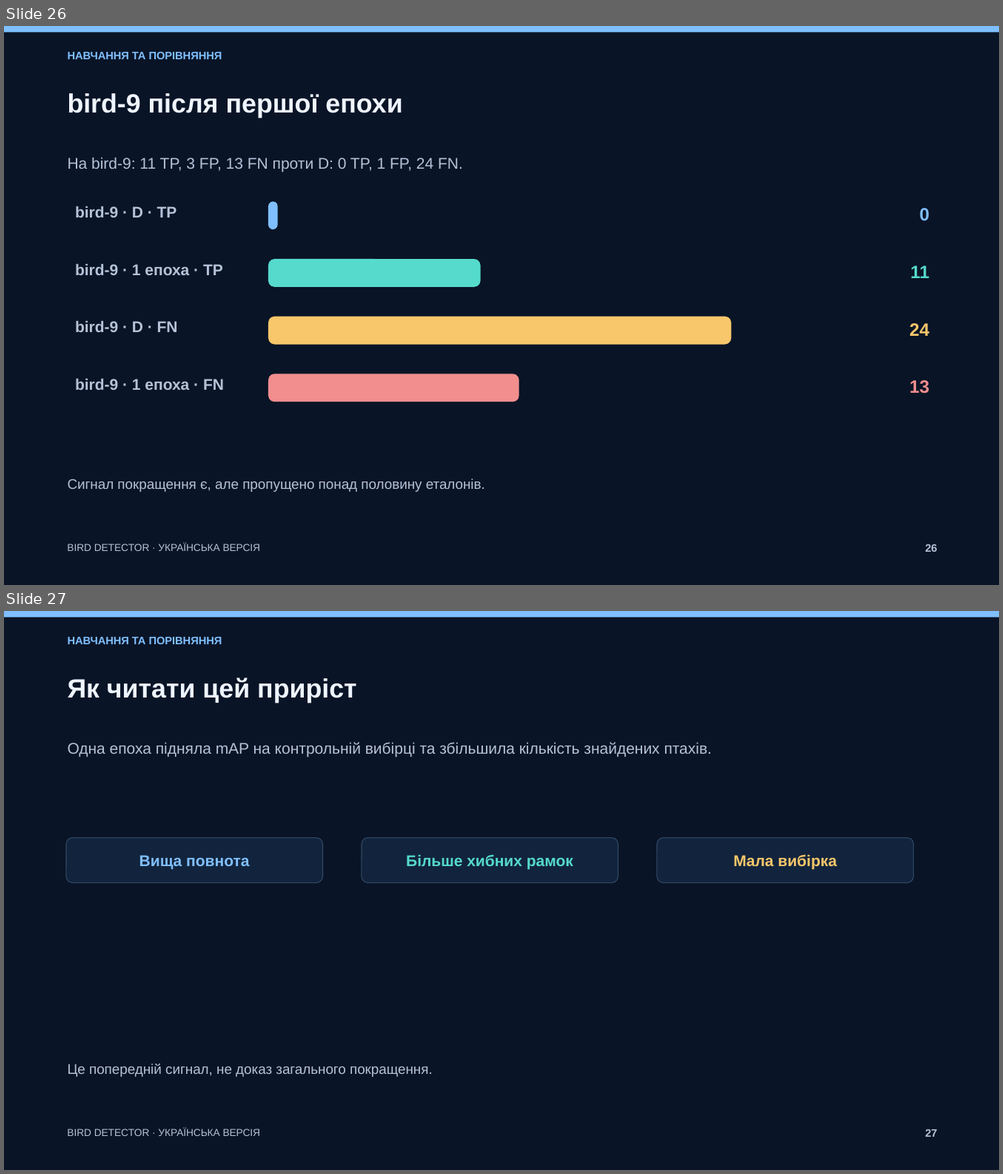
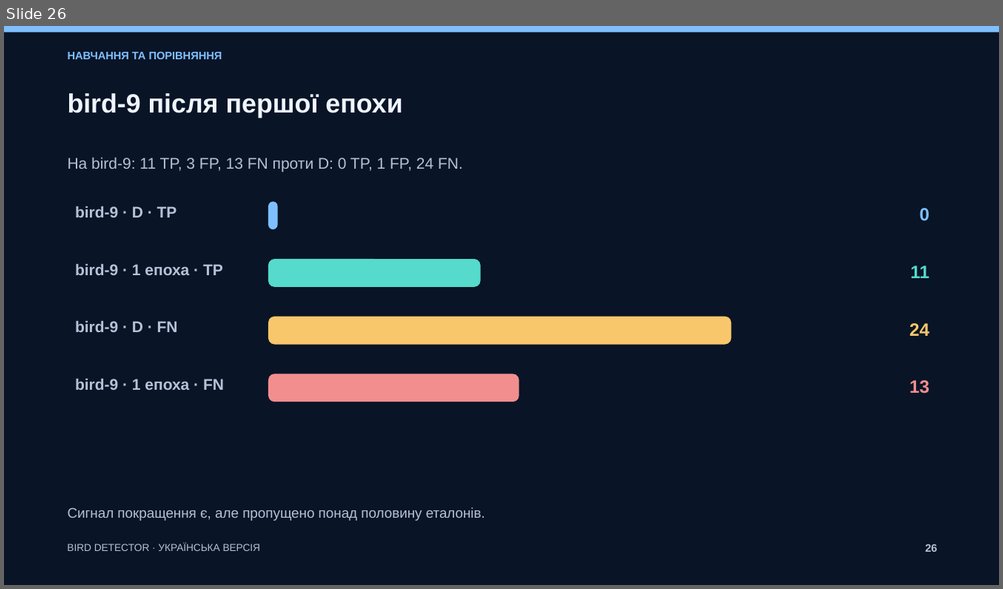
Before and after one commit to tarasenkoandriii/bird-video-detection-v3, a slide deck: deliverables/Bird_Detector_V3_UK/Bird_Detector_V3_UK.pptx. Shown one above the other, each under a label of ours: slides 26 and 27 before the commit, slide 26 after it. The pictures are 1003x1174 and 1003x589 pixels, drawn with LibreOffice and Linux fonts; fonts in the diff are those of the drawing. Boxes give left, top, right and bottom in pixels: in the first picture for what was removed or moved away, otherwise in the second. Text is boxed around its words. In the diff, an @@ line names an element or a change of style, - is before the commit and + after.

Commit message:
Оновити презентацію v3 за трьома епохами

```diff
--- a/deliverables/Bird_Detector_V3_UK/Bird_Detector_V3_UK.pptx
+++ b/deliverables/Bird_Detector_V3_UK/Bird_Detector_V3_UK.pptx
@@ slide 27 removed at [4, 611, 999, 1170], background #091426 @@
@@ rectangle removed at [4, 611, 999, 617] @@
@@ text removed at [68, 636, 222, 644] @@
-НАВЧАННЯ ТА ПОРІВНЯННЯ
@@ text removed at [68, 678, 357, 703] @@
-Як читати цей приріст
@@ text removed at [68, 742, 712, 757] @@
-Одна епоха підняла mAP на контрольній вибірці та збільшила кількість знайдених птахів.
@@ rounded rectangle removed at [66, 838, 323, 883] @@
@@ rounded rectangle removed at [361, 838, 618, 883] @@
@@ text removed at [406, 854, 573, 869] @@
-Більше хибних рамок
@@ rounded rectangle removed at [657, 838, 913, 883] @@
@@ text removed at [733, 854, 836, 869] @@
-Мала вибірка
@@ text removed at [139, 855, 249, 869] @@
-Вища повнота
@@ text removed at [68, 1064, 432, 1077] @@
-Це попередній сигнал, не доказ загального покращення.
@@ text removed at [67, 1128, 261, 1136] @@
-BIRD DETECTOR · УКРАЇНСЬКА ВЕРСІЯ
@@ text removed at [925, 1130, 936, 1137] @@
-27
@@ slide 26 changed as well @@
@@ text "Сигнал покращення є, але пропущено ...": place and size @@
-text "Сигнал покращення є, але пропущено ..." at [68, 479, 485, 492]
+text "Сигнал покращення є, але пропущено ..." at [68, 508, 485, 521]
```
Also in this commit, not shown: 27 other slides changed, 2 slides added, 1 other slide removed, 15 other files.
